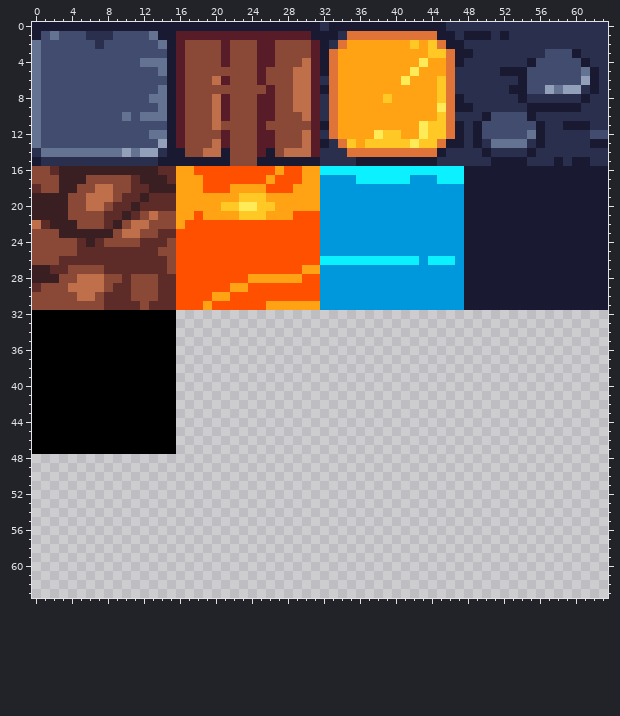
File history of a pixel-art sprite, core/assets/maps/tiles.png. The picture above was drawn from the file before the commit.
The file is 64x64 pixels.
The same view after the edit:
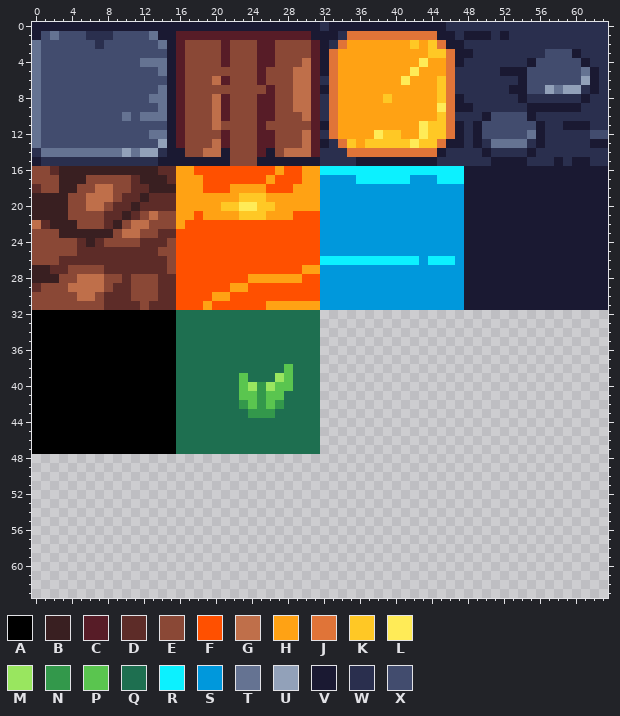
Palette (. is transparent): A #000000  B #391f21  C #571c27  D #5d2c28  E #8a4836  F #ff5000  G #bf6f4a  H #ffa214  J #e07438  K #ffc825  L #ffeb57  M #99e65f  N #33984b  P #5ac54f  Q #1e6f50  R #0cf1ff  S #0098dc  T #657392  U #92a1b9  V #1a1932  W #2a2f4e  X #424c6e
Diff:
The author put colour M in row 39 at x 27; in row 40 at x 24 and 26.
The author put colour N in rows 40 to 41 at x 25; in row 42 at x 23, 25 and 27; in row 43 at x 24 to 26.
The author put colour P in row 38 at x 28; in row 39 at x 23 and 28; in row 40 at x 23 and 27 to 28; in row 41 at x 23 to 24 and 26 to 27; in row 42 at x 24 and 26.
The author put colour Q in rows 32 to 37 at x 16 to 31; in row 38 at x 16 to 27 and 29 to 31; in row 39 at x 16 to 22, 24 to 26 and 29 to 31; in row 40 at x 16 to 22 and 29 to 31; in rows 41 to 42 at x 16 to 22 and 28 to 31; in row 43 at x 16 to 23 and 27 to 31.
The author put colour Q in rows 44 to 47 at x 16 to 31.
